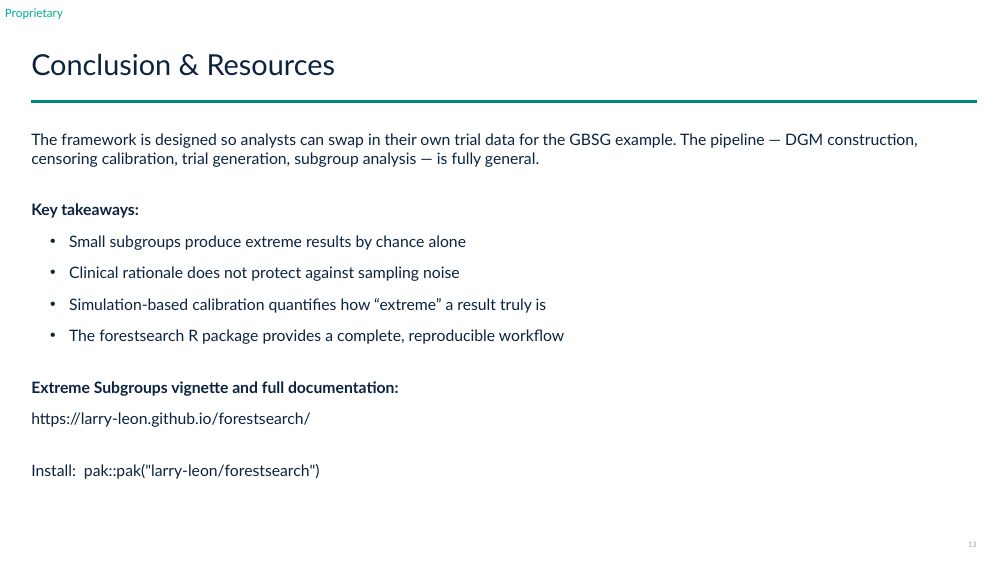
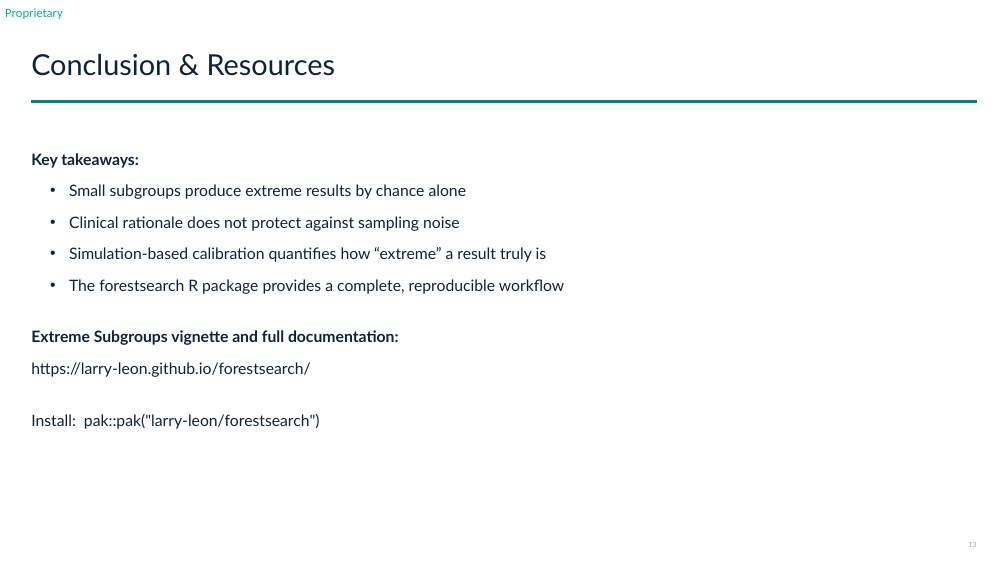
Before and after one commit to larry-leon/forestsearch, a slide deck: slide 13 of dev/temp_share/small picos psi LFL.pptx. Drawn at 1008x567 pixels with LibreOffice and Linux fonts; fonts in the diff are those of the drawing; background and template pictures are left out. Boxes give left, top, right and bottom in pixels: in the first picture for what was removed or moved away, otherwise in the second. Text is boxed around its words. In the diff, an @@ line names an element or a change of style, - is before the commit and + after.

```diff
--- a/dev/temp_share/small picos psi LFL.pptx
+++ b/dev/temp_share/small picos psi LFL.pptx
@@ text at box(31, 133, 918, 167): paragraph removed @@
-The framework is designed so analysts can swap in their own trial data for the GBSG example. The pipeline — DGM construction, censoring calibration, trial generation, subgroup analysis — is fully general.
```
Also in this commit, not shown: 3 other slides changed.
